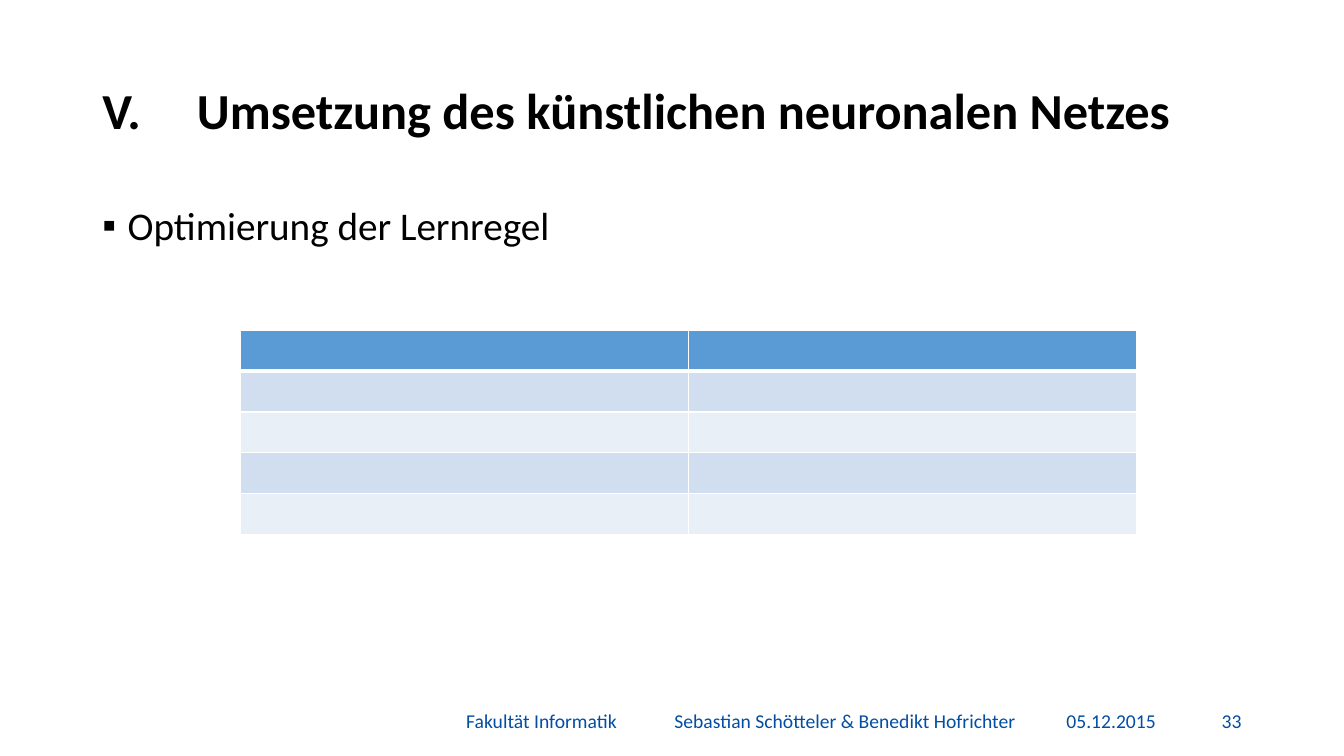
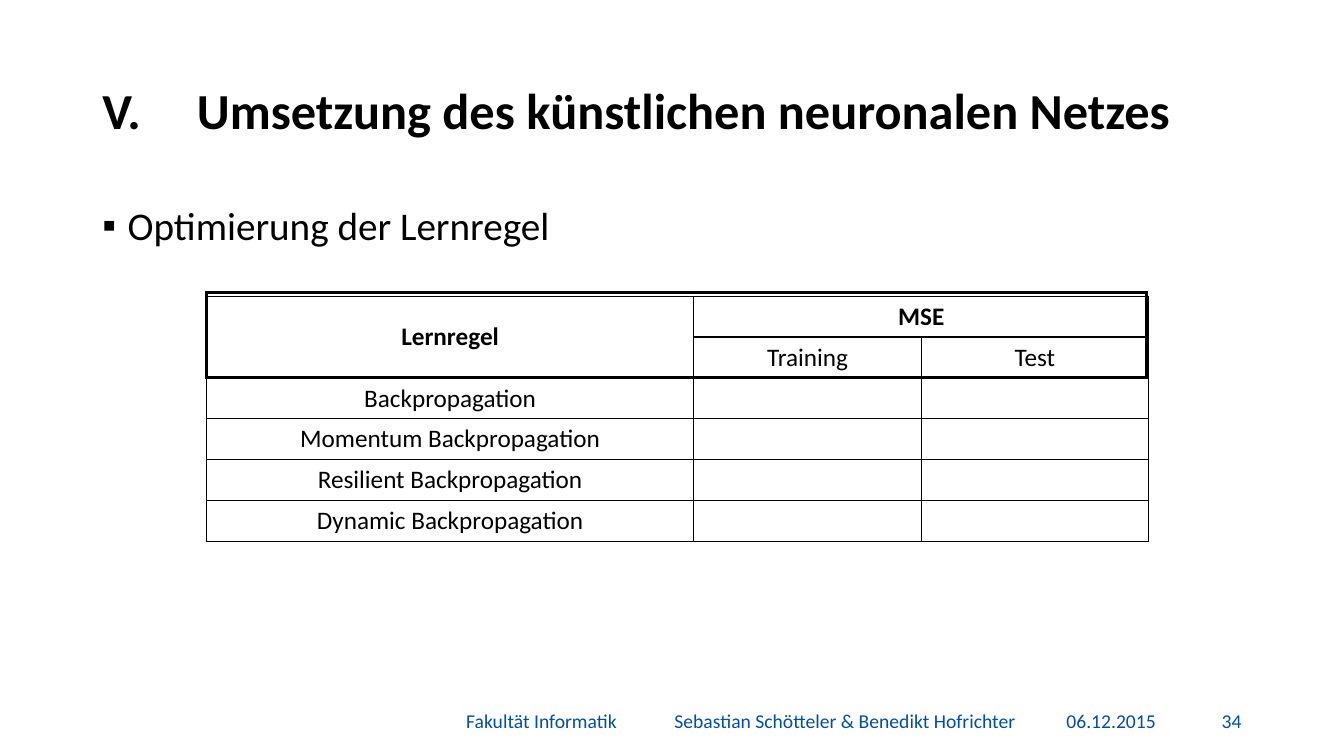
Before and after one commit to BenediktGitGit/soco15, a slide deck: slide 35 of 3b) Vortrag/Präsentation.pptx (slide 34 before the commit). Drawn at 1344x756 pixels with LibreOffice and Linux fonts; fonts in the diff are those of the drawing; background and template pictures are left out. Boxes give left, top, right and bottom in pixels: in the first picture for what was removed or moved away, otherwise in the second. Text is boxed around its words. In the diff, an @@ line names an element or a change of style, - is before the commit and + after.

```diff
--- a/3b) Vortrag/Präsentation.pptx
+++ b/3b) Vortrag/Präsentation.pptx
@@ table added at box(207, 296, 1150, 541), 6 rows, 3 columns @@
+Lernregel | MSE | 
+ | Training | Test
+Backpropagation |  | 
+Momentum Backpropagation |  | 
+Resilient Backpropagation |  | 
+Dynamic Backpropagation |  | 
@@ rectangle added at box(207, 293, 1147, 378), outline #000000 2.25 pt @@
@@ table removed at box(241, 331, 1136, 535), 5 rows, 2 columns @@
- | 
- | 
- | 
- | 
- | 
@@ text at box(1066, 714, 1155, 728): text changed @@
-05.12.2015
+06.12.2015
@@ page number at box(1222, 715, 1242, 728): text changed @@
-33
+34
```
Also in this commit, not shown: 42 other slides changed, 2 slides added, 3 other files.
